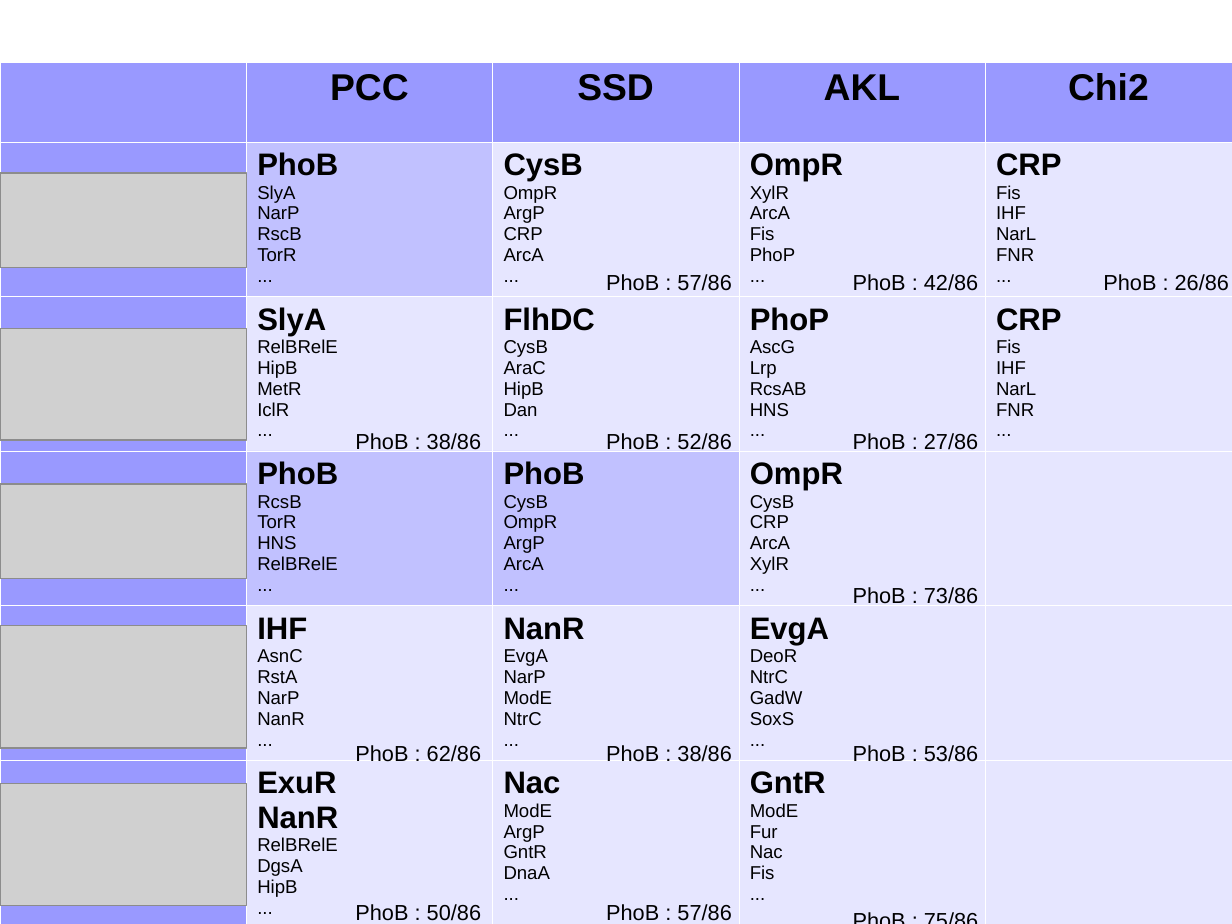
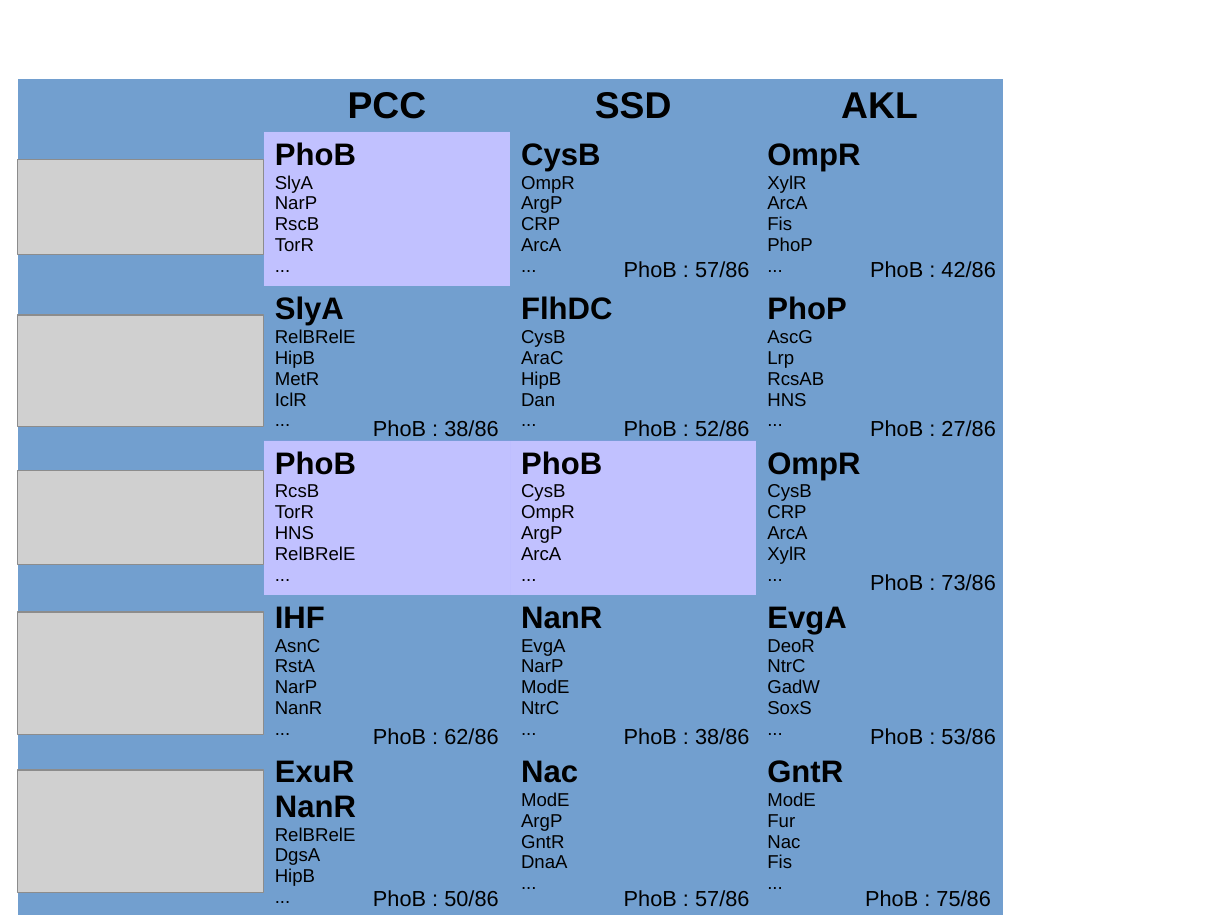
Before and after one commit to NikaAb/Projet-REGULON-GNOM, a slide deck: slide 9 of Presentation/Projet_Regulon_presentation.odp (slide 1 before the commit). Drawn at 1232x924 pixels with LibreOffice and Linux fonts; fonts in the diff are those of the drawing; grey boxes stand for pictures. Boxes give left, top, right and bottom in pixels: in the first picture for what was removed or moved away, otherwise in the second. Text is boxed around its words. In the diff, an @@ line names an element or a change of style, - is before the commit and + after.

```diff
--- a/Presentation/Projet_Regulon_presentation.odp
+++ b/Presentation/Projet_Regulon_presentation.odp
@@ table at box(18, 79, 1002, 916) @@
-column 5: Chi2 | CRP / Fis / IHF / NarL / FNR / ... | CRP / Fis / IHF / NarL / FNR / ... |  |  | 
@@ table: place and size @@
-table at box(0, 61, 1231, 924)
+table at box(18, 79, 1002, 916)
@@ text removed at box(1103, 274, 1229, 291) @@
-PhoB : 26/86
@@ picture: place and size @@
-picture at box(0, 625, 246, 748)
+picture at box(18, 613, 264, 736)
@@ text "PhoB : 62/86" rewrapped from box(427, 745, 481, 762) to box(373, 728, 498, 745) @@
@@ text "PhoB : 38/86" rewrapped from box(355, 745, 731, 921) to box(624, 728, 749, 745) @@
@@ text "PhoB : 53/86": place and size @@
-text "PhoB : 53/86" at box(853, 745, 978, 762)
+text "PhoB : 53/86" at box(870, 728, 995, 745)
@@ 5 texts, 4 pictures: place and size @@
-5 texts, 4 pictures at box(0, 173, 978, 921)
+5 texts, 4 pictures at box(18, 160, 995, 907)
@@ 3 texts: place and size @@
-3 texts at box(606, 274, 731, 921)
+3 texts at box(624, 261, 749, 907)
@@ text "PhoB : 75/86": place and size @@
-text "PhoB : 75/86" at box(606, 745, 731, 762)
+text "PhoB : 75/86" at box(865, 890, 990, 907)
```
Also in this commit, not shown: 9 slides added, 1 other file.
